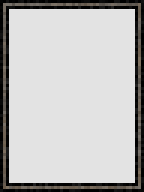
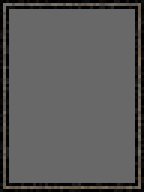
The second 144px x 192px image is a revision of the first. Changes to its layers:
"Ebene 5": opacity 11% → 60% over (9, 9, 135, 183)
